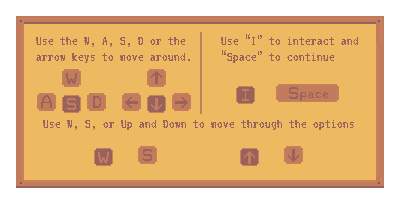
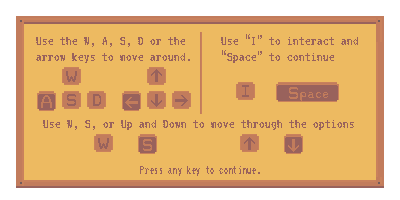
The second (400, 200) image is a revision of the first. Changes to its layers:
showed "Layer 9", painted on it over (37, 67, 339, 164)
hid "Layer 8", painted on it over (37, 67, 339, 166)
showed "Layer 4", painted on it over (37, 67, 339, 176)
removed layer "TExt" over (37, 67, 339, 113)
removed layer "Layer 1" over (37, 67, 339, 176)
